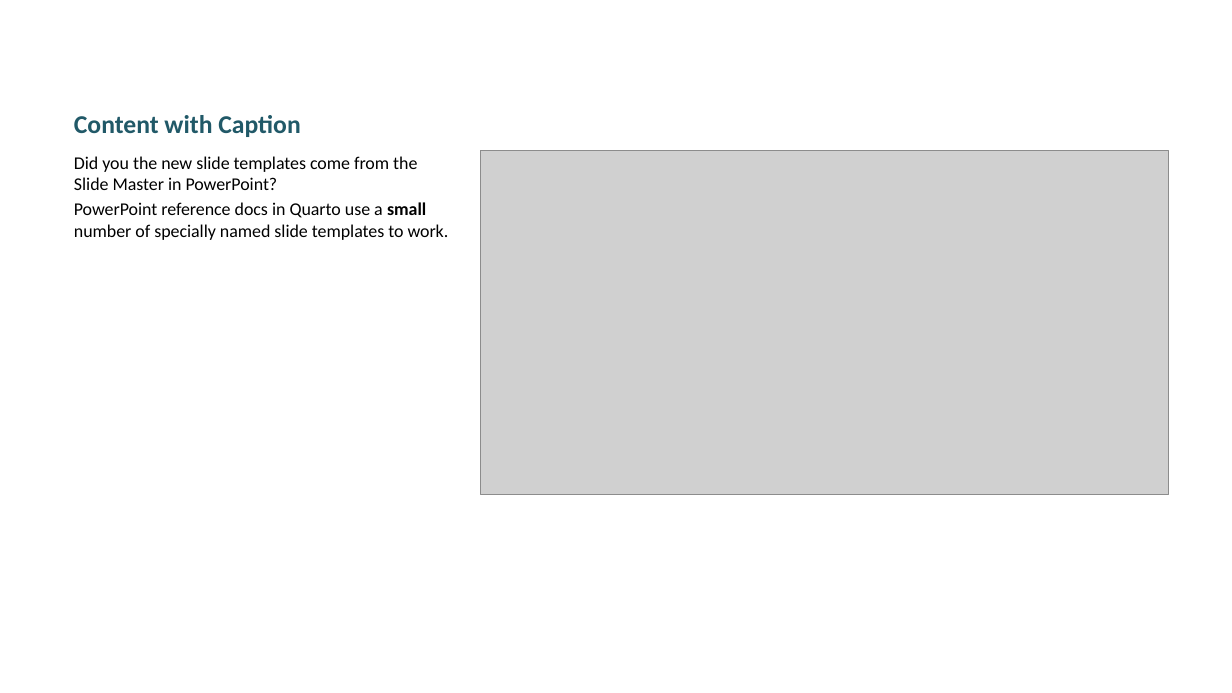
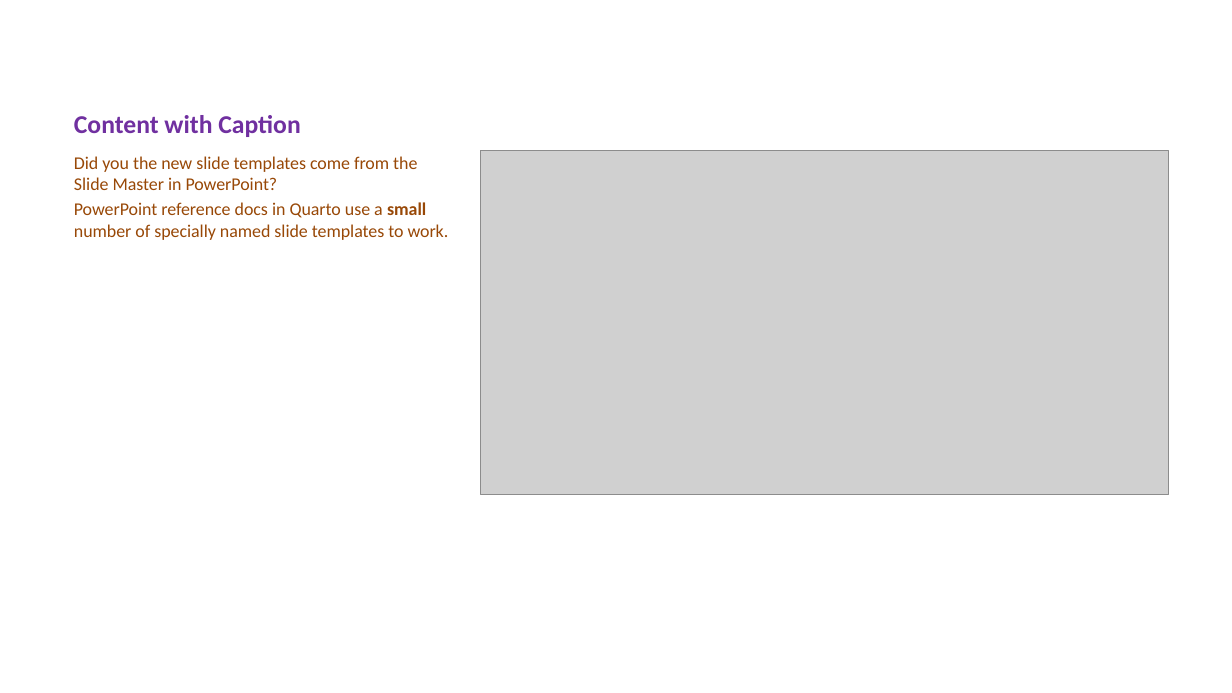
Before and after one commit to Jonathan-Nyquist/data-science-reporting-with-quarto-for-python-3811138, a slide deck: slide 2 of 05_04e/styling pptx from quarto.pptx. Drawn at 1232x693 pixels with LibreOffice and Linux fonts; fonts in the diff are those of the drawing; grey boxes stand for pictures. Boxes give left, top, right and bottom in pixels: in the first picture for what was removed or moved away, otherwise in the second. Text is boxed around its words. In the diff, an @@ line names an element or a change of style, - is before the commit and + after.

```diff
--- a/05_04e/styling pptx from quarto.pptx
+++ b/05_04e/styling pptx from quarto.pptx
@@ title "Content with Caption" at bbox=[74, 115, 300, 137]: text colour #215968 to #7030A0 @@
@@ text "Did you the new slide ..." at bbox=[74, 156, 449, 240]: text colour #000000 to #984807 @@
```
Also in this commit, not shown: 3 other slides changed, 4 other files.
